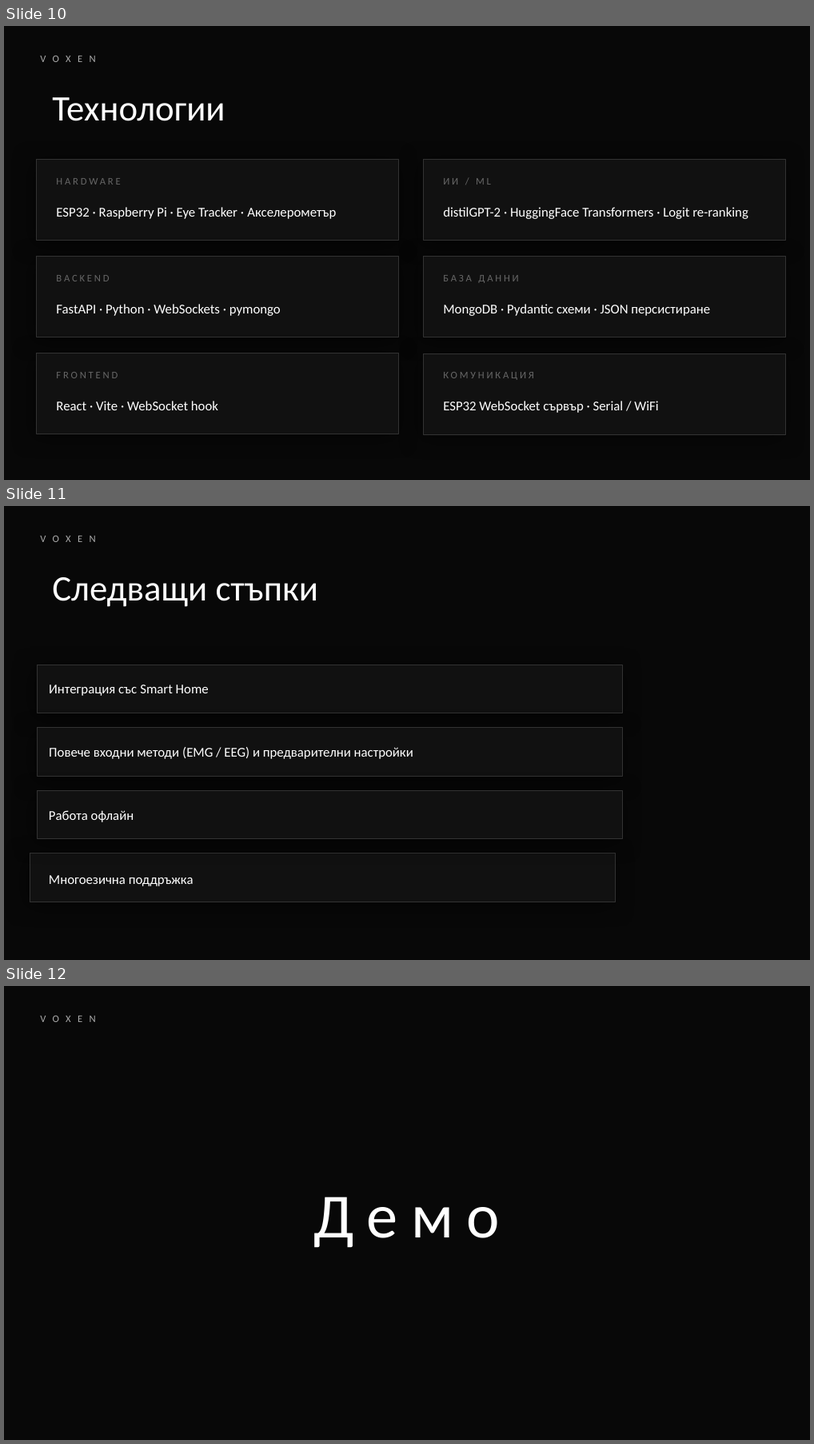
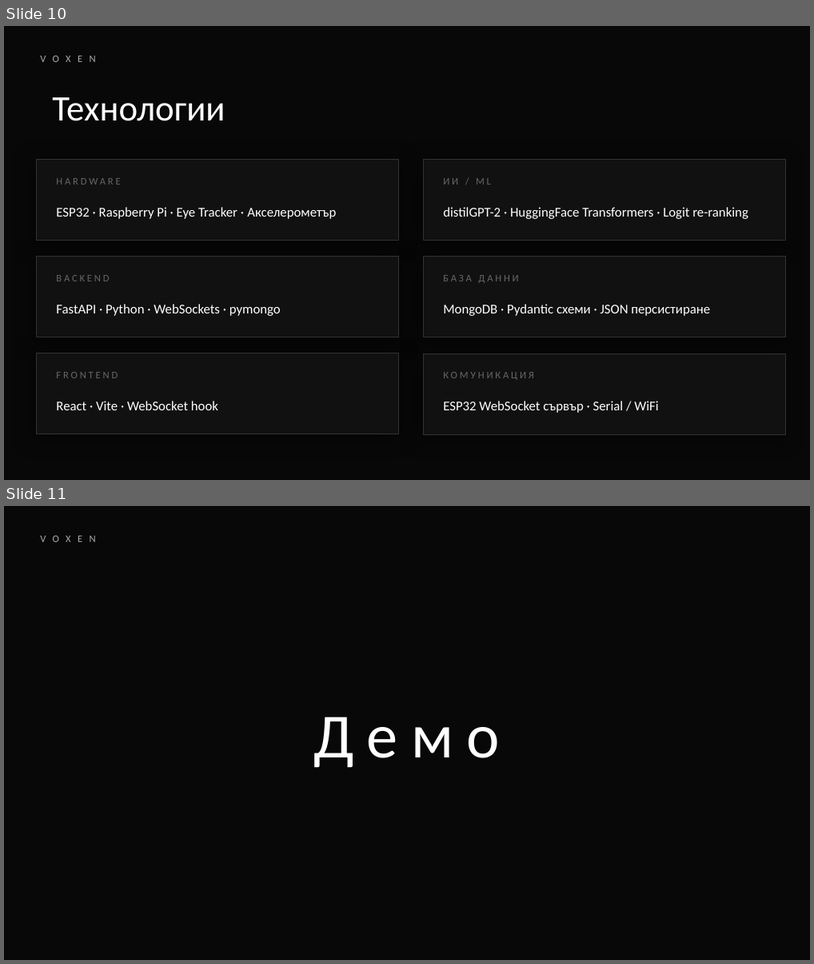
Before and after one commit to alekmiltenov/Voxen, a slide deck: Voxen.pptx. Shown one above the other, each under a label of ours: slides 10, 11 and 12 before the commit, slides 10 and 11 after it. The pictures are 814x1444 and 814x964 pixels, drawn with LibreOffice and Linux fonts; fonts in the diff are those of the drawing. Boxes give left, top, right and bottom in pixels: in the first picture for what was removed or moved away, otherwise in the second. Text is boxed around its words. In the diff, an @@ line names an element or a change of style, - is before the commit and + after.

```diff
--- a/Voxen.pptx
+++ b/Voxen.pptx
@@ slide 11 removed at (x1=4, y1=506, x2=810, y2=960), background #080808 @@
@@ text removed at (x1=40, y1=528, x2=202, y2=548) @@
-VOXEN
@@ text removed at (x1=52, y1=577, x2=319, y2=607) @@
-Следващи стъпки
@@ rectangle removed at (x1=37, y1=664, x2=622, y2=712) @@
@@ text removed at (x1=49, y1=684, x2=209, y2=696) @@
-Интеграция със Smart Home
@@ rectangle removed at (x1=37, y1=728, x2=622, y2=776) @@
@@ text removed at (x1=49, y1=747, x2=414, y2=759) @@
-Повече входни методи (EMG / EEG) и предварителни настройки
@@ rectangle removed at (x1=37, y1=790, x2=622, y2=838) @@
@@ text removed at (x1=49, y1=810, x2=134, y2=822) @@
-Работа офлайн
@@ rectangle removed at (x1=30, y1=852, x2=615, y2=901) @@
@@ text removed at (x1=49, y1=875, x2=194, y2=886) @@
-Многоезична поддръжка
@@ what was slide 12 is now slide 11 @@
```
Also in this commit, not shown: 1 other file.
